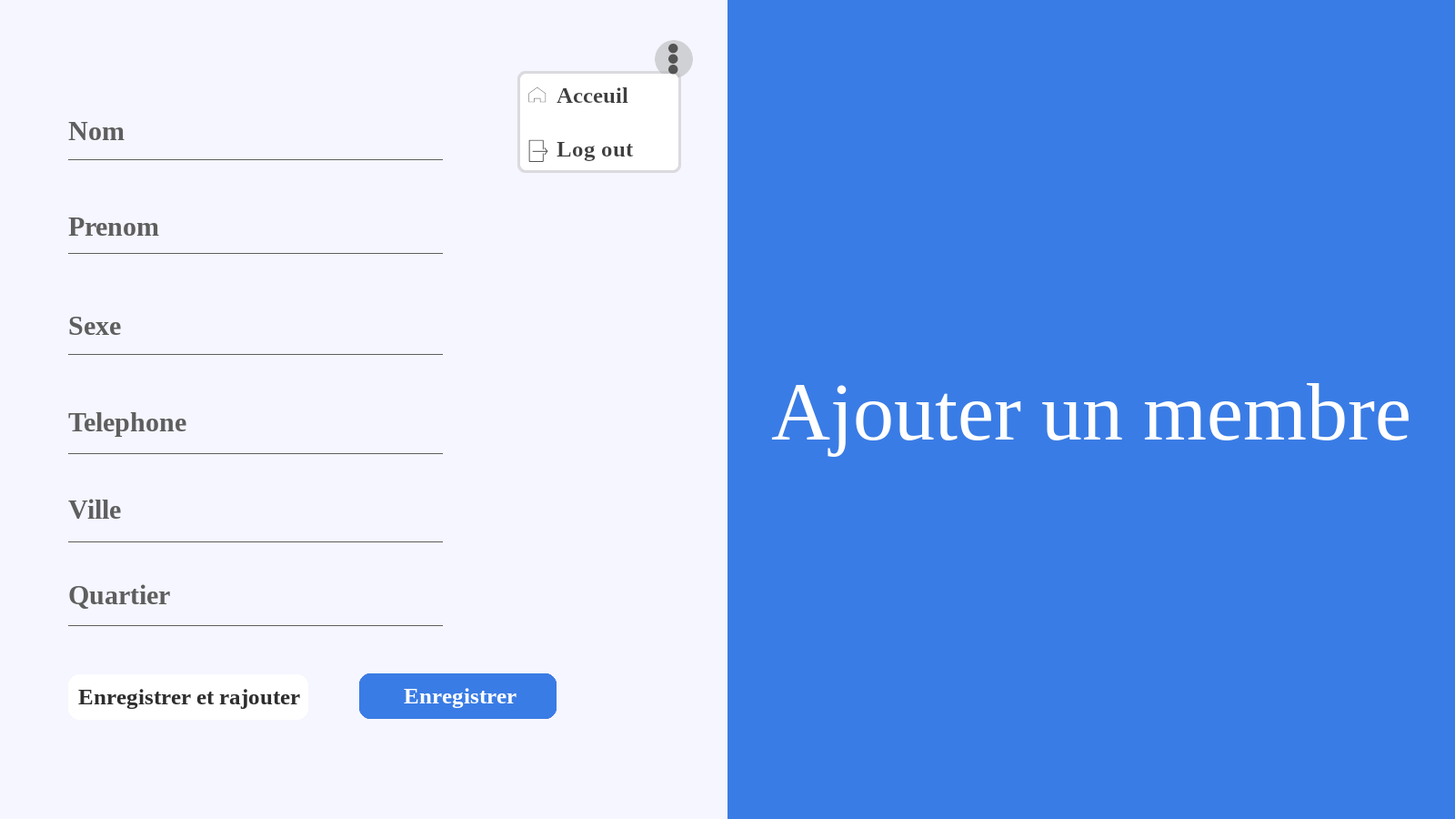
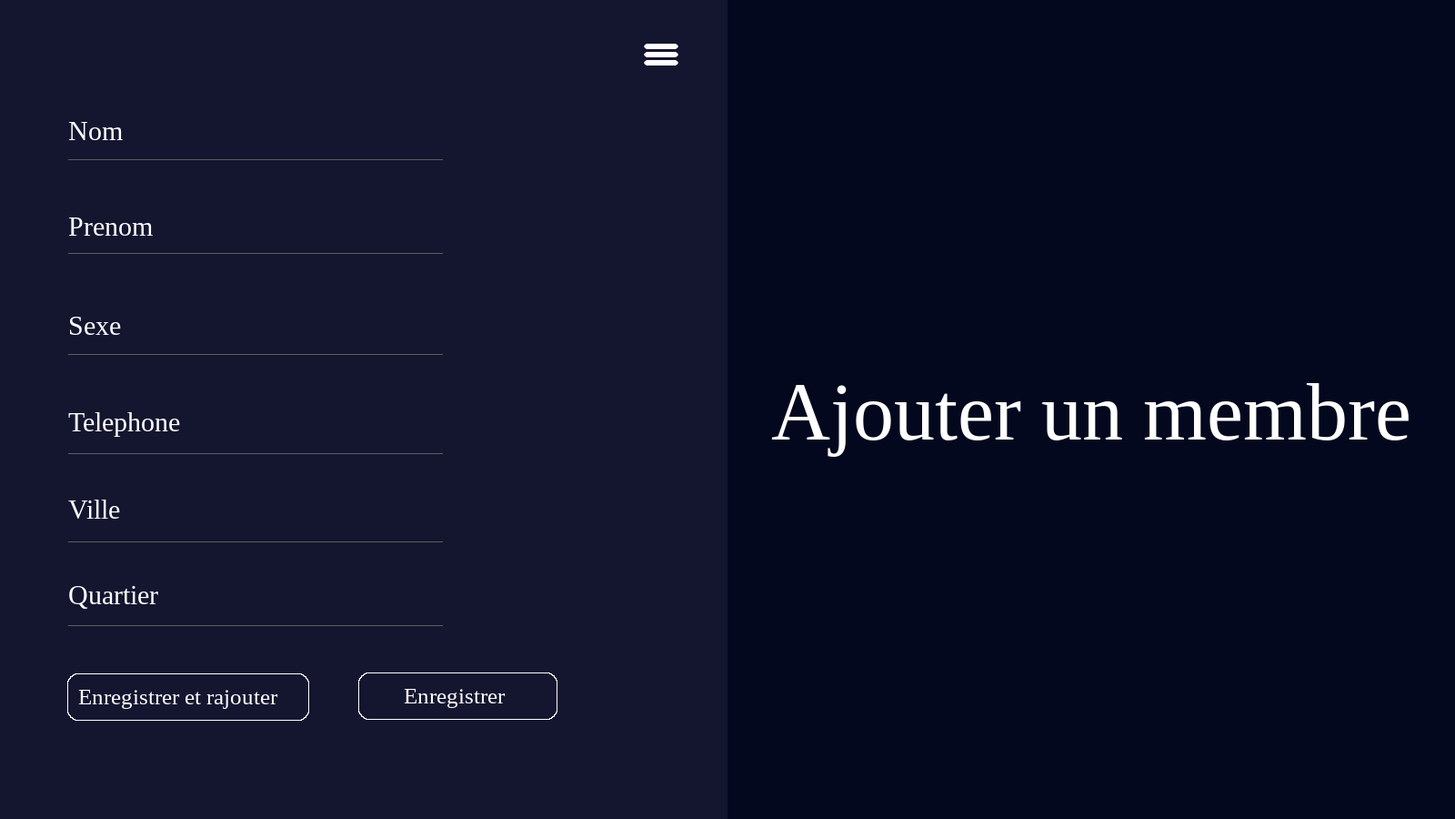
Two versions of the same layered image (1455x819). Layer-by-layer changes:
painted on "entete.png" over bbox(517, 40, 694, 173)
painted on "Telephone" over bbox(68, 412, 187, 437)
painted on "Quartier" over bbox(69, 583, 171, 609)
painted on "Ville" over bbox(68, 498, 121, 519)
painted on "Sexe" over bbox(69, 316, 121, 335)
painted on "Prenom" over bbox(68, 217, 160, 236)
painted on "Nom" over bbox(68, 121, 125, 141)
painted on "Enregistrer et rajouter" over bbox(78, 688, 301, 709)
painted on "Enregistrer" over bbox(403, 687, 517, 708)
painted on "cadre #1" over bbox(359, 673, 557, 719)
added layer "cadre #2" above "cadre" over bbox(358, 672, 558, 720)
painted on "cadre" over bbox(68, 674, 309, 720)
added layer "Copie de cadre" above "cote_nom" over bbox(67, 673, 310, 721)
painted on "cote_nom" over bbox(727, 0, 1455, 819)
painted on "cote_fonction" over bbox(0, 0, 728, 819)
